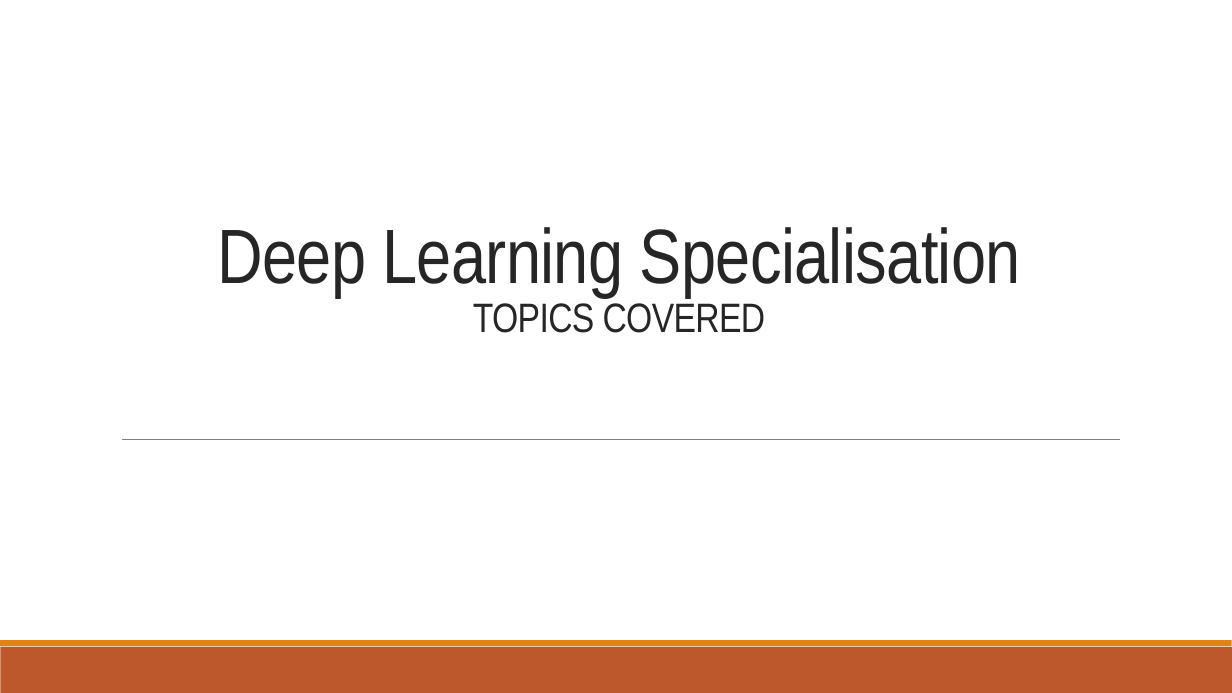
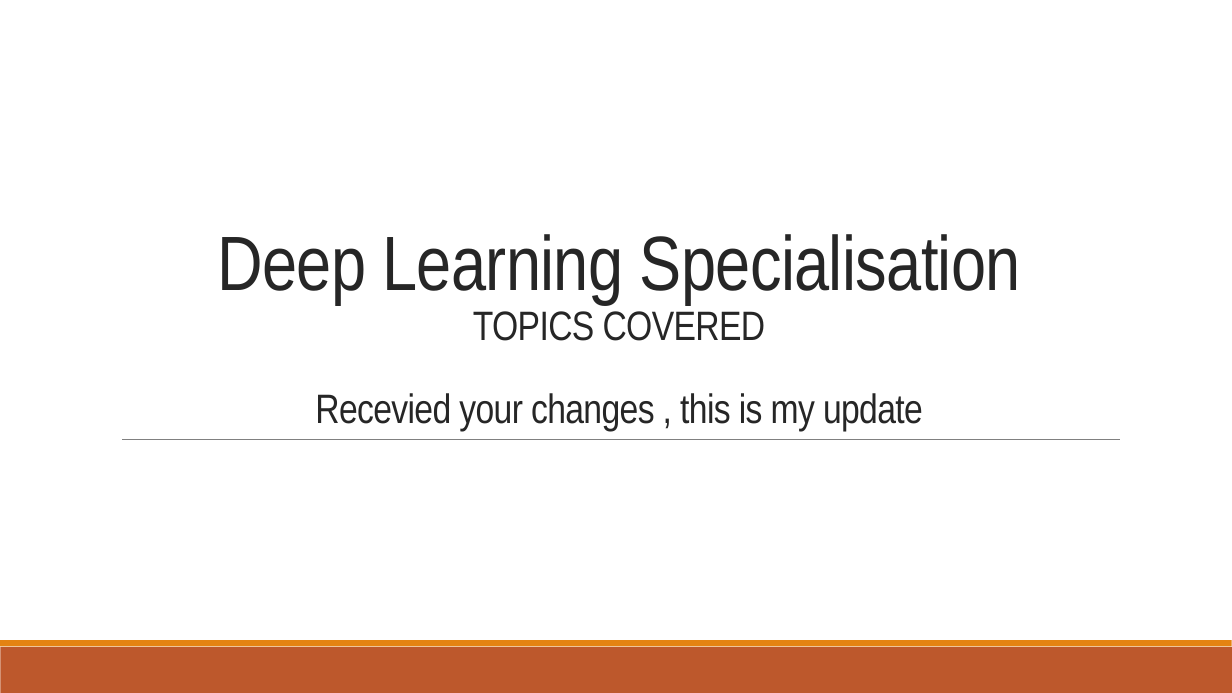
Before and after one commit to VarunBohara/Mini-Project-Documents, a slide deck: slide 1 of TOPICS COVERED (updated) (1).pptx. Drawn at 1232x693 pixels with LibreOffice and Linux fonts; fonts in the diff are those of the drawing. Boxes give left, top, right and bottom in pixels: in the first picture for what was removed or moved away, otherwise in the second. Text is boxed around its words. In the diff, an @@ line names an element or a change of style, - is before the commit and + after.

```diff
--- a/TOPICS COVERED (updated) (1).pptx
+++ b/TOPICS COVERED (updated) (1).pptx
@@ title at (217, 234, 1021, 431): text changed; size 60 to 32 pt @@
-Deep Learning Specialisation
-TOPICS COVERED
+Deep Learning Specialisation
+TOPICS COVERED
+Recevied your changes , this is my update
```
